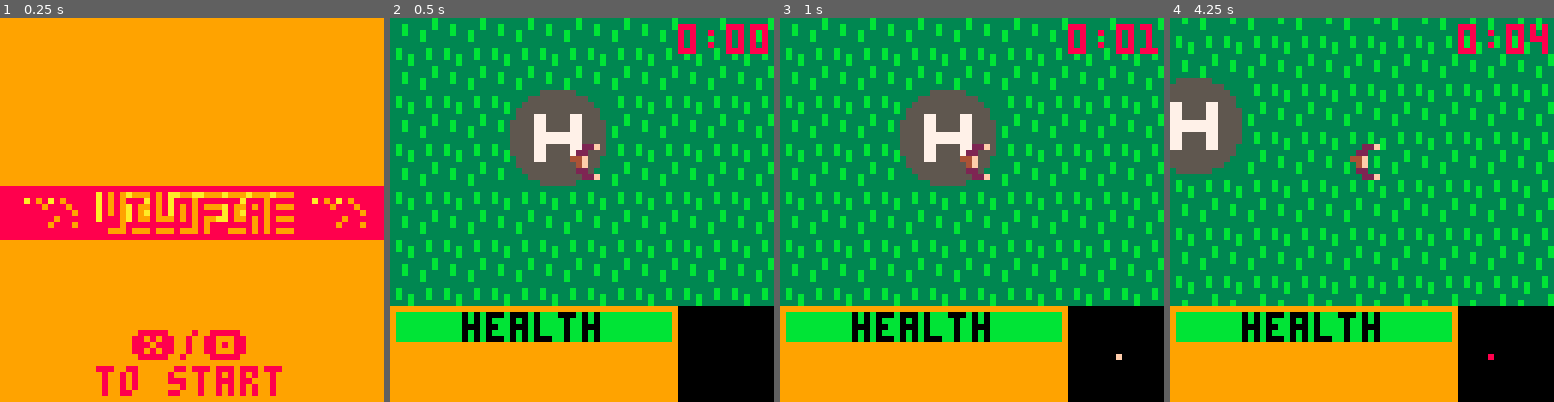
Above: before the commit, frames 1-4 (left to right).
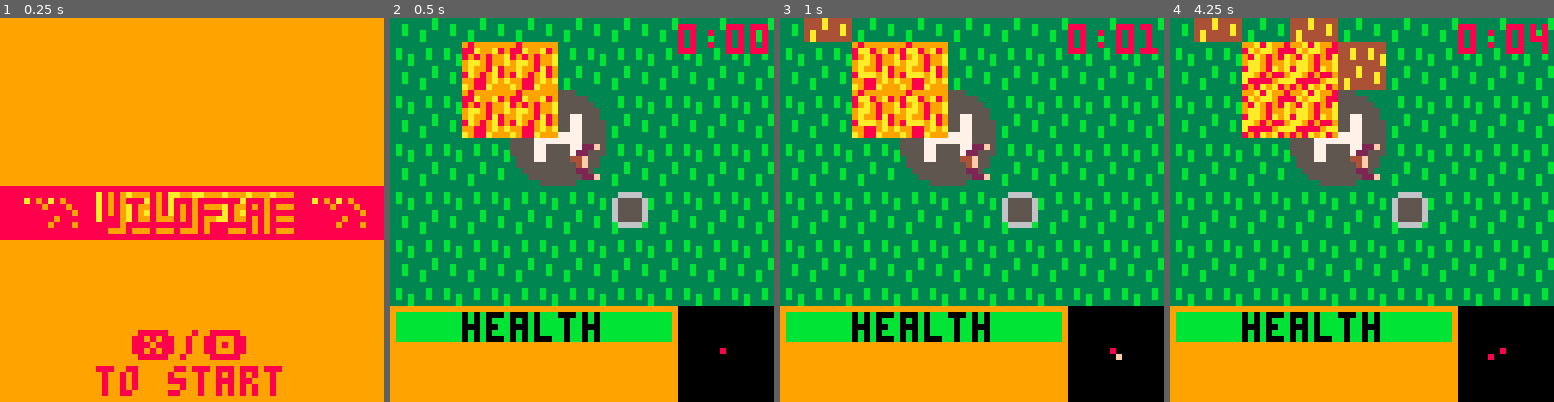
Above: after the commit, the same moments.

Repository: notCalle/pico-8-carts
Game: PICO-8 cartridge wildfire.p8
The game is run twice, just before and just after one commit, with the same random seed, the same clock (stepped at 60 frames per second) and the same inputs.
Inputs:
- Up to frame 1 (0.25 s): no input
- Up to frame 2 (0.5 s): tap X (X key) at 0.33 s
- Up to frame 3 (1 s): tap O (Z key) at 0.7 s
- Up to frame 4 (4.25 s): tap X (X key) at 1.07, 1.85, 2.97, 4.08 s; hold Right 1.6-2.1 s; tap O (Z key) every 0.4 s from 1.7 to 4.1 s; hold Up 2.15-2.42 s; hold Right 2.47-3.03 s; hold Left 3.08-3.58 s; hold Down 3.63-3.97 s; hold Right from 4.02 s (still down)

Frame 1 is identical in both runs. In frame 2, 7.1% of the frame differs, in the area x 18-88%, y 6-88%; in frame 3, 7.8%; in frame 4, 39%, in the area x 0-100%, y 0-88%.

Commit message:
Fix collision bugs and sprite flag handling

Diff:
--- a/wildfire.p8
+++ b/wildfire.p8
@@ -15,14 +15,14 @@
 	fire=0,
 	block=1,
 	item=2,
-	grow=3,
+	wet=3,
 	water=4
 	}
 fl_m={
 	fire=0x01,
 	block=0x02,
 	item=0x04,
-	grow=0x08,
+	wet=0x08,
 	water=0x10
 	}
 
@@ -172,42 +172,54 @@
 end
 
 function collide_player()
-	local flags=0
+	local mflags=0
+	local iflags=0
 	for d_x=0,7,7 do
 		local map_x=(play.x+d_x)/8
 		for d_y=0,7,7 do
 			local map_y=(play.y+d_y)/8
-			local	flags=fget(iget(map_x,map_y))
-			if fl_tst(fl_m.fire,flags) then
+			local	iflag=fget(iget(map_x,map_y))
+			local	mflag=fget(mget(map_x,map_y))
+			iflags=bor(iflags,iflag)
+			mflags=bor(mflags,mflag)
+
+			if fl_tst(fl_m.fire,iflag) then
 				play.ht-=1
 			else
 				play.ht=min(play.ht*1.0001,max_ht)
 			end
-			if fl_tst(fl_m.water,flags) then
-				if(play.bkt) play.bkt=1
-			end
-			if fl_tst(fl_m.block,flags) then
-				play.x-=play.dx
-				play.y-=play.dy
-			end
-			if fl_tst(fl_m.item,flags) then
+
+			if fl_tst(fl_m.item,iflag) then
 				take_item(map_x,map_y)
 			end
 		end
 	end
+
+	local aflags=bor(mflags,iflags)
+
+	if fl_tst(fl_m.water,mflags) then
+		play.bkt=min(play.n_bkt,play.bkt+1)
+	end
+
+	if fl_tst(fl_m.block,aflags) then
+		play.x-=play.dx
+		play.y-=play.dy
+	end
 end
 
 function use_bucket()
 	if(play.bkt<1) return
 
-	for x=0,1 do
-		local mx=(play.x+7*x)/8+play.hd_x
-		for y=0,1 do
-			local my=(play.y+7*y)/8+play.hd_y
-			iset(mx,my,12)
-		end
-	end
-	play.ht=min(play.ht*1.25,max_ht)
+	for x=-1,1 do
+		local mx=(play.x+4*x)/8+play.hd_x
+		for y=-1,1 do
+			local my=(play.y+4*y)/8+play.hd_y
+			if iget(mx,my)==0 or fget(iget(mx,my),fl_b.fire) then
+				iset(mx,my,12)
+			end
+		end
+	end
+	play.ht=min(play.ht*1.1,max_ht)
 	play.bkt-=1
 end
 
@@ -225,7 +237,7 @@
 	local mm_y=48+y/4
 	local m_spr=mget(x,y)
 	if(fget(iget(x,y),fl_b.water)) return
-	if fget(iget(x,y),fl_b.grow) then
+	if fget(iget(x,y),fl_b.wet) then
 		iset(x,y,0)
 		return
 	end
@@ -253,7 +265,7 @@
 			local ispr=iget(x+d_x,y+d_y)
 			if fget(ispr,fl_b.fire) then
 				prob+=0.1
-			elseif fget(ispr,fl_b.water) then
+			elseif fget(ispr,fl_b.wet) then
 				prob-=0.05
 			end
 		end
@@ -344,10 +356,10 @@
 
 	if play.n_bkt>0 then
 		for n=1,play.bkt do
-			spr(item.bucket_full,n*4-3,7)
+			spr(item.bucket_full,n*7-6,7)
 		end
 		for n=play.bkt+1,play.n_bkt do
-			spr(item.bucket,n*4-3,7)
+			spr(item.bucket,n*7-6,7)
 		end
 	end
 
@@ -388,39 +400,49 @@
 		r1=rnd(2) rt=rnd(4) r2=max(r1,rt) r1=min(r1,rt)
 		for c=0,r2 do
 			if c<r1 then
-				iset(n,c,13)
+				mset(n,c,13)
 			else
-				iset(n,c,14)
+				mset(n,c,14)
 			end
 		end
 
 		r1=rnd(2) rt=rnd(4) r2=max(r1,rt) r1=min(r1,rt)
 		for c=0,r2 do
 			if c<r1 then
-				iset(c,n,13)
+				mset(c,n,13)
 			else
-				iset(c,n,14)
+				mset(c,n,14)
 			end
 		end
 
 		r1=rnd(2) rt=rnd(4) r2=max(r1,rt) r1=min(r1,rt)
 		for c=0,r2 do
 			if c<r1 then
-				iset(63-n,63-c,13)
+				mset(63-n,63-c,13)
 			else
-				iset(63-n,63-c,14)
+				mset(63-n,63-c,14)
 			end
 		end
 
 		r1=rnd(2) rt=rnd(4) r2=max(r1,rt) r1=min(r1,rt)
 		for c=0,r2 do
 			if c<r1 then
-				iset(63-c,63-n,13)
+				mset(63-c,63-n,13)
 			else
-				iset(63-c,63-n,14)
+				mset(63-c,63-n,14)
 			end
 		end
 	end
+
+	for n=1,5 do
+		iset(8+rnd(48),8+rnd(48),item.bucket)
+	end
+	iset(33,33,item.bucket)
+
+	set_fire(31,31,true)
+	set_fire(31,30,true)
+	set_fire(30,31,true)
+	set_fire(30,30,true)
 end
 
 --
@@ -708,7 +730,7 @@
 
 
 __gff__
-0000010300000000000000000812120100000000000000000000000000000000000000000000000000000000000002020000000000000000000000000000020204040000000000000000000000000000000000000000000000000000000000000000000000000000000000000000000000000000000000000000000000000000
+000001030000000000000000081a1a0100000000000000000000000000000000000000000000000000000000000002020000000000000000000000000000020204040000000000000000000000000000000000000000000000000000000000000000000000000000000000000000000000000000000000000000000000000000
 0000000000000000000000000000000000000000000000000000000000000000000000000000000000000000000000000000000000000000000000000000000000000000000000000000000000000000000000000000000000000000000000000000000000000000000000000000000000000000000000000000000000000000
 __map__
 0101010101010101010101010101010101010101010101010101010101010101010101010101010101010101010101010101010101010101010101010101010100000000000000000000000000000000000000000000000000000000000000000000000000000000000000000000000000000000000000000000000000000000
